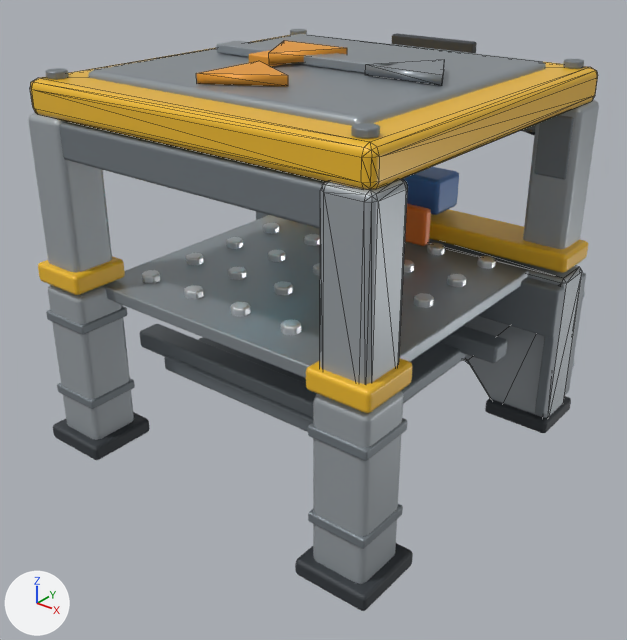
The glTF model fieldworks-machines/models/fw_filter.glb as it was, and as the next commit left it.
Camera for both pictures: a 50 mm lens placed at (1.497, -1.913, 1.547), pointed at (0.022, -0.069, 0.403). Lighting does not change. The marker at lower left points along +X, +Y and +Z. The picture after the commit comes second. Mesh edges are drawn as thin lines on the coarser meshes. Where no turn or scale is listed for an object, it has been applied to the vertices.

Objects in the first picture: 'block.002', 'block.007', 'block.012', 'block.017', 'block.019', 'block.021', 'block.025', 'block.027', 'block.029', 'block.030', 'block.031', 'prism' and 44 more.
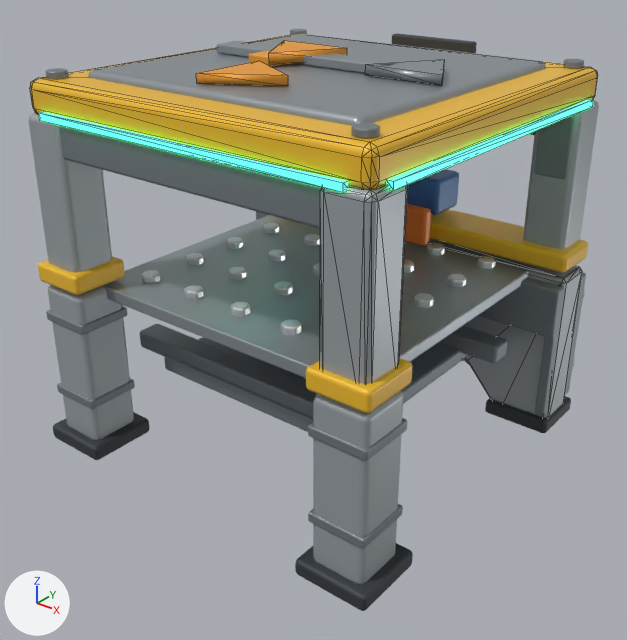
Pixel boxes (x1, y1, x2, y2) of what changed, in the pictures (627 x 640 px):
```json
{"object": "led", "change": "added", "after": [39, 112, 349, 192]}
{"object": "led.003", "change": "added", "after": [386, 99, 594, 191]}
```

Scene script edits in JSON lines:
```json
{"op": "add", "block": "mat_39f08a_e", "code": ["mat_39f08a_e = principled_material('#39f08a_e')", "mat_39f08a_e.base_color = (0.0409, 0.871, 0.254)  # green #39f08a", "mat_39f08a_e.roughness = 0.4", "mat_39f08a_e.emission_color = (0.047, 1.0, 0.292)  # green #3dff93", "mat_39f08a_e.emission_strength = 2.788"]}
{"op": "add", "block": "me_cube_033_1", "code": ["me_cube_033_1 = bpy.data.meshes.new('Cube.033')", "me_cube_033_1.from_pydata(...)  # a box spanning x 0.552..0.572, y -0.5..0.5, z 1.02..1.04", "me_cube_033_1.materials.append(mat_39f08a_e)  # green #39f08a, glowing green #3dff93"]}
{"op": "add", "block": "me_cube_030_1", "code": ["me_cube_030_1 = bpy.data.meshes.new('Cube.030')", "me_cube_030_1.from_pydata(...)  # a box spanning x -0.5..0.5, y -0.572..-0.552, z 1.02..1.04", "me_cube_030_1.materials.append(mat_39f08a_e)  # green #39f08a, glowing green #3dff93"]}
{"op": "add", "block": "ob_led_003", "code": ["ob_led_003 = bpy.data.objects.new('led.003', me_cube_033_1)", "ob_led_003.location = (0.0, 0.0, 0.0)"]}
{"op": "add", "block": "ob_led", "code": ["ob_led = bpy.data.objects.new('led', me_cube_030_1)", "ob_led.location = (0.0, 0.0, 0.0)"]}
```
